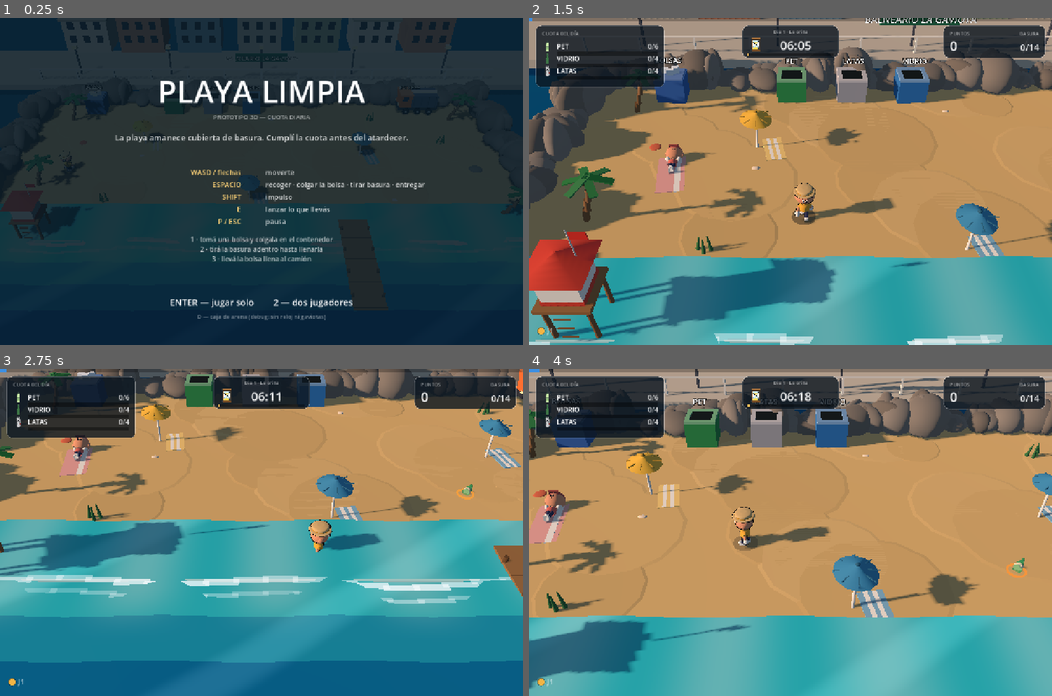
Above: before the commit, frames 1-4 (two rows, left to right).
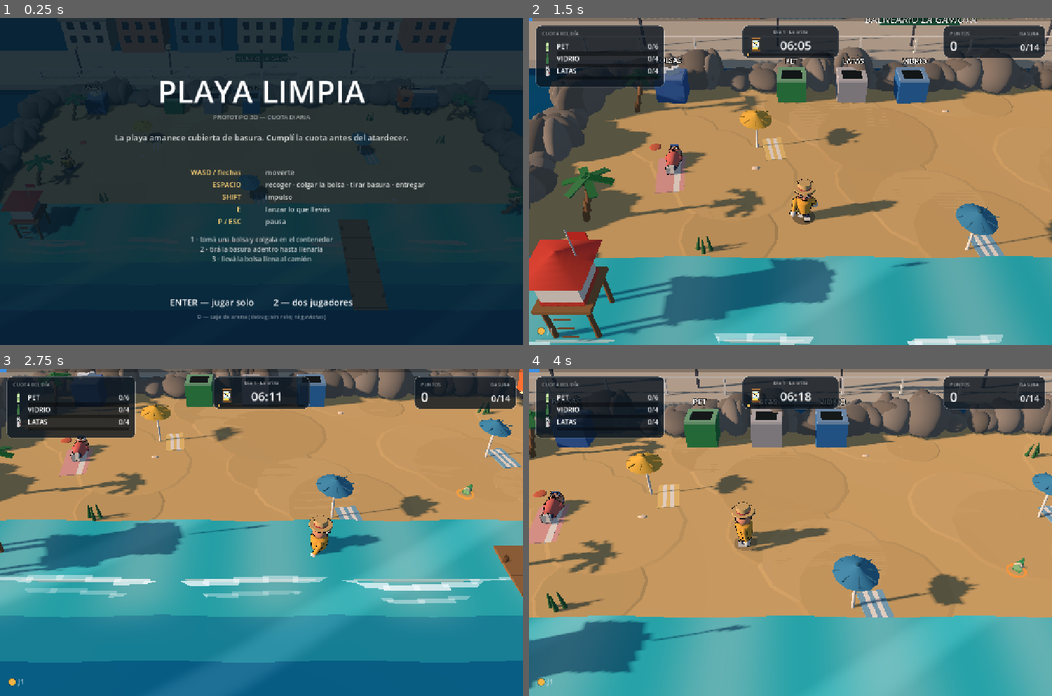
Above: after the commit, the same moments.

Repository: Catech124/playa-limpiar
Game: Godot game, scene res://scenes/Main.tscn
Two runs of this game, one before a commit and one after it. Both use one fixed random seed, a clock stepped at 60 frames per second and the inputs below.
Inputs:
- Up to frame 1 (0.25 s): no input
- Up to frame 2 (1.5 s): tap Enter at 0.5 s; hold D 0.53-1.28 s; tap Shift at 0.6 s; tap Space at 0.77, 1.07 s; hold S from 1.28 s (still down); tap E at 1.35 s
- Up to frame 3 (2.75 s): tap Space at 1.52, 1.82 s; release S at 2.03 s; hold D from 2.03 s (still down); tap Enter at 2.1 s
- Up to frame 4 (4 s): release D at 2.78 s; hold W 2.78-3.53 s; tap Ctrl at 2.85 s; tap Space at 3.02, 3.32, 3.77 s; hold A from 3.53 s (still down); tap Keypad Enter at 3.6 s

The runs differ from the first frame. In frame 1, less than 0.1% of the frame differs, in the area x 11-15%, y 40-46%; in frame 2, 0.9%; in frame 3, 0.7%; in frame 4, 1.0%, in the area x 2-58%, y 37-56%.

Commit message:
Personaje y NPCs con primitivas: cuerpo Overcooked y guantes blancos
- Nuevo scripts/char_model.gd: torso de trapecio invertido con bordes
  redondeados (casquete de hombros y ruedo), brazos cilíndricos que nacen
  dentro del torso (la axila la recorta el cuerpo) y terminan en guantes
  blancos, piernas cortas con zapatillas.
- Cabeza circular (esfera perfecta) más chica, con cara propia: ojos con
  esclerótica/pupila/brillo, cejas, nariz, sonrisa y cachetes.
- Sombrero de paja con banda, levantado y más chico para no tapar la cara.
- Los NPCs usan el mismo cuerpo con gorrita (CharModel.build(color, "cap")).
- Se va el uso del GLB en el juego (el asset sigue en el repo para el visor).

108 comprobaciones headless en verde.

Diff:
--- /dev/null
+++ b/scripts/char_model.gd
@@ -0,0 +1,291 @@
+class_name CharModel
+extends RefCounted
+## Personaje jugable y NPC, armado con primitivas (sin GLB).
+##
+## Forma buscada (estilo Overcooked):
+##   · torso = trapecio invertido con bordes redondeados (ancho arriba, angosto
+##     abajo) y casquete de hombros.
+##   · brazos = cilindros que nacen DENTRO del torso (la axila queda recortada
+##     por el propio cuerpo) y terminan en un guante blanco.
+##   · cabeza = esfera perfecta y más chica; sombrero encima.
+##
+## Las bisagras se llaman igual que antes (arm_l, arm_r, leg_l, leg_r, head,
+## hat): la animación del jugador no cambia.
+
+const SKIN := Color(0.90, 0.63, 0.50)
+const PANTS := Color(0.22, 0.25, 0.38)
+const WHITE := Color(0.96, 0.96, 0.94)
+const STRAW := Color(0.85, 0.72, 0.48)
+const BAND := Color(0.72, 0.31, 0.32)
+const HAIR := Color(0.32, 0.20, 0.14)
+const DARK := Color(0.13, 0.12, 0.14)
+
+const HEAD_R := 0.165
+const HEAD_Y := 0.760        # centro de la cabeza
+const HINGE_Y := 0.620       # bisagra de la cabeza (cuello)
+const SHOULDER_X := 0.196
+const SHOULDER_Y := 0.530
+
+
+static func build(shirt: Color, hat := "straw") -> Node3D:
+	var root := Node3D.new()
+	root.name = "CharModel"
+
+	_build_torso(root, shirt)
+	_build_legs(root)
+	_build_arms(root, shirt)
+	_build_head(root, hat)
+	return root
+
+
+# ------------------------------------------------------------------ cuerpo
+static func _build_torso(root: Node3D, shirt: Color) -> void:
+	# trapecio invertido: más ancho en los hombros que en la cintura
+	var torso := CylinderMesh.new()
+	torso.top_radius = 0.200
+	torso.bottom_radius = 0.145
+	torso.height = 0.36
+	torso.radial_segments = 24
+	_mesh(root, torso, shirt, Vector3(0, 0.38, 0))
+
+	# casquete de hombros (redondea el borde de arriba)
+	var shoulders := SphereMesh.new()
+	shoulders.radius = 0.200
+	shoulders.height = 0.40
+	shoulders.radial_segments = 24
+	shoulders.rings = 12
+	var sm := _mesh(root, shoulders, shirt, Vector3(0, 0.560, 0))
+	sm.scale = Vector3(1.0, 0.42, 1.0)
+
+	# ruedo redondeado abajo
+	var hem := SphereMesh.new()
+	hem.radius = 0.145
+	hem.height = 0.29
+	hem.radial_segments = 20
+	hem.rings = 10
+	var hm := _mesh(root, hem, shirt.darkened(0.05), Vector3(0, 0.200, 0))
+	hm.scale = Vector3(1.0, 0.36, 1.0)
+
+	# cuello
+	var neck := CylinderMesh.new()
+	neck.top_radius = 0.072
+	neck.bottom_radius = 0.082
+	neck.height = 0.10
+	neck.radial_segments = 14
+	_mesh(root, neck, SKIN, Vector3(0, 0.610, 0))
+
+
+static func _build_legs(root: Node3D) -> void:
+	for side in [-1.0, 1.0]:
+		var tag := "l" if side < 0.0 else "r"
+		var pivot := Node3D.new()
+		pivot.name = "leg_" + tag
+		pivot.position = Vector3(side * 0.070, 0.190, 0)
+		root.add_child(pivot)
+
+		var leg := CylinderMesh.new()
+		leg.top_radius = 0.062
+		leg.bottom_radius = 0.056
+		leg.height = 0.17
+		leg.radial_segments = 14
+		_mesh(pivot, leg, PANTS, Vector3(0, -0.085, 0))
+
+		# zapatilla blanca
+		var shoe := BoxMesh.new()
+		shoe.size = Vector3(0.125, 0.075, 0.200)
+		var sm := _mesh(pivot, shoe, WHITE, Vector3(0, -0.185, 0.028))
+		sm.rotation_degrees = Vector3(0, side * 4.0, 0)
+		# suela
+		var sole := BoxMesh.new()
+		sole.size = Vector3(0.130, 0.030, 0.205)
+		_mesh(pivot, sole, WHITE.darkened(0.12), Vector3(0, -0.214, 0.028))
+
+
+# ------------------------------------------------------------------ brazos
+static func _build_arms(root: Node3D, shirt: Color) -> void:
+	for side in [-1.0, 1.0]:
+		var tag := "l" if side < 0.0 else "r"
+		var pivot := Node3D.new()
+		pivot.name = "arm_" + tag
+		pivot.position = Vector3(side * SHOULDER_X, SHOULDER_Y, 0)
+		root.add_child(pivot)
+
+		# El cilindro ARRANCA DENTRO del torso: la axila la recorta el cuerpo.
+		var arm := CylinderMesh.new()
+		arm.top_radius = 0.058
+		arm.bottom_radius = 0.050
+		arm.height = 0.30
+		arm.radial_segments = 14
+		var am := _mesh(pivot, arm, shirt, Vector3(side * 0.030, -0.130, 0))
+		am.rotation_degrees = Vector3(0, 0, side * 7.0)
+
+		# hombro: esfera que tapa la costura con el torso
+		var shoulder := SphereMesh.new()
+		shoulder.radius = 0.070
+		shoulder.height = 0.14
+		shoulder.radial_segments = 14
+		shoulder.rings = 7
+		_mesh(pivot, shoulder, shirt, Vector3(side * 0.012, -0.012, 0))
+
+		# guante blanco al final del brazo
+		var glove := SphereMesh.new()
+		glove.radius = 0.072
+		glove.height = 0.150
+		glove.radial_segments = 14
+		glove.rings = 8
+		var gm := _mesh(pivot, glove, WHITE, Vector3(side * 0.050, -0.312, 0))
+		gm.scale = Vector3(1.0, 1.05, 1.0)
+
+
+# ------------------------------------------------------------------ cabeza
+static func _build_head(root: Node3D, hat: String) -> void:
+	var pivot := Node3D.new()
+	pivot.name = "head"
+	pivot.position = Vector3(0, HINGE_Y, 0)
+	root.add_child(pivot)
+
+	var local_head_y := HEAD_Y - HINGE_Y
+
+	# esfera PERFECTA y más chica
+	var skull := SphereMesh.new()
+	skull.radius = HEAD_R
+	skull.height = HEAD_R * 2.0
+	skull.radial_segments = 22
+	skull.rings = 12
+	_mesh(pivot, skull, SKIN, Vector3(0, local_head_y, 0))
+
+	_build_face(pivot, local_head_y)
+	_build_hat(root, pivot, local_head_y, hat)
+
+
+static func _build_face(pivot: Node3D, hy: float) -> void:
+	var z_eye := 0.150
+	for side in [-1.0, 1.0]:
+		# ojo: esclerótica blanca + pupila + brillo
+		var eye := SphereMesh.new()
+		eye.radius = 0.042
+		eye.height = 0.084
+		eye.radial_segments = 12
+		eye.rings = 6
+		var em := _mesh(pivot, eye, WHITE, Vector3(side * 0.068, hy + 0.022, z_eye))
+		em.scale = Vector3(1.0, 1.10, 0.55)
+
+		var pupil := SphereMesh.new()
+		pupil.radius = 0.023
+		pupil.height = 0.046
+		pupil.radial_segments = 10
+		pupil.rings = 5
+		var pm := _mesh(pivot, pupil, DARK, Vector3(side * 0.068, hy + 0.020, z_eye + 0.026))
+		pm.scale = Vector3(1.0, 1.15, 0.5)
+
+		var glint := SphereMesh.new()
+		glint.radius = 0.008
+		glint.height = 0.016
+		var gm := _mesh(pivot, glint, WHITE, Vector3(side * 0.062, hy + 0.034, z_eye + 0.040))
+		gm.cast_shadow = GeometryInstance3D.SHADOW_CASTING_SETTING_OFF
+
+		# ceja
+		var brow := BoxMesh.new()
+		brow.size = Vector3(0.072, 0.020, 0.020)
+		var bm := _mesh(pivot, brow, HAIR, Vector3(side * 0.070, hy + 0.088, z_eye + 0.010))
+		bm.rotation_degrees = Vector3(0, 0, side * 8.0)
+
+		# cachete
+		var cheek := SphereMesh.new()
+		cheek.radius = 0.042
+		cheek.height = 0.084
+		var cm := _mesh(pivot, cheek, Color(0.95, 0.56, 0.54), Vector3(side * 0.120, hy - 0.040, z_eye - 0.020))
+		cm.scale = Vector3(1.0, 0.7, 0.25)
+		cm.material_override.transparency = BaseMaterial3D.TRANSPARENCY_ALPHA
+		cm.material_override.albedo_color.a = 0.55
+		cm.cast_shadow = GeometryInstance3D.SHADOW_CASTING_SETTING_OFF
+
+		# comisura de la sonrisa
+		var corner := BoxMesh.new()
+		corner.size = Vector3(0.030, 0.018, 0.018)
+		var km := _mesh(pivot, corner, Color(0.42, 0.18, 0.17), Vector3(side * 0.040, hy - 0.080, z_eye + 0.005))
+		km.rotation_degrees = Vector3(0, 0, side * 28.0)
+
+	# boca
+	var mouth := BoxMesh.new()
+	mouth.size = Vector3(0.066, 0.018, 0.018)
+	_mesh(pivot, mouth, Color(0.42, 0.18, 0.17), Vector3(0, hy - 0.090, z_eye + 0.010))
+
+	# nariz
+	var nose := SphereMesh.new()
+	nose.radius = 0.030
+	nose.height = 0.060
+	var nm := _mesh(pivot, nose, SKIN.darkened(0.06), Vector3(0, hy - 0.030, z_eye + 0.045))
+	nm.scale = Vector3(1.0, 0.8, 0.8)
+
+
+static func _build_hat(root: Node3D, head: Node3D, hy: float, kind: String) -> void:
+	if kind == "none":
+		return
+	var pivot := Node3D.new()
+	pivot.name = "hat"
+	pivot.position = Vector3(0, HINGE_Y, 0)
+	root.add_child(pivot)
+
+	var top := hy + HEAD_R
+	if kind == "cap":
+		# gorrita: casquete pegado al cráneo + visera
+		var cap := SphereMesh.new()
+		cap.radius = HEAD_R * 1.02
+		cap.height = HEAD_R * 2.0
+		cap.radial_segments = 18
+		cap.rings = 10
+		var cm := _mesh(pivot, cap, Color(0.35, 0.55, 0.85), Vector3(0, hy + 0.010, 0))
+		cm.scale = Vector3(1.0, 0.62, 1.0)
+		cm.cast_shadow = GeometryInstance3D.SHADOW_CASTING_SETTING_OFF
+		var brim := BoxMesh.new()
+		brim.size = Vector3(0.22, 0.020, 0.13)
+		var bm := _mesh(pivot, brim, Color(0.28, 0.45, 0.72), Vector3(0, hy + 0.060, 0.150))
+		bm.rotation_degrees = Vector3(-8, 0, 0)
+		bm.cast_shadow = GeometryInstance3D.SHADOW_CASTING_SETTING_OFF
+		return
+
+	# sombrero de paja: ala + copa + banda
+	var brim := CylinderMesh.new()
+	brim.top_radius = 0.255
+	brim.bottom_radius = 0.265
+	brim.height = 0.026
+	brim.radial_segments = 24
+	var brim_m := _mesh(pivot, brim, STRAW, Vector3(0, top + 0.015, 0))
+	brim_m.cast_shadow = GeometryInstance3D.SHADOW_CASTING_SETTING_OFF
+
+	var crown := CylinderMesh.new()
+	crown.top_radius = 0.140
+	crown.bottom_radius = 0.158
+	crown.height = 0.135
+	crown.radial_segments = 24
+	var crown_m := _mesh(pivot, crown, STRAW.lightened(0.04), Vector3(0, top + 0.088, 0))
+	crown_m.cast_shadow = GeometryInstance3D.SHADOW_CASTING_SETTING_OFF
+
+	var band := CylinderMesh.new()
+	band.top_radius = 0.159
+	band.bottom_radius = 0.164
+	band.height = 0.036
+	band.radial_segments = 24
+	var band_m := _mesh(pivot, band, BAND, Vector3(0, top + 0.035, 0))
+	band_m.cast_shadow = GeometryInstance3D.SHADOW_CASTING_SETTING_OFF
+
+
+# ------------------------------------------------------------------ util
+## Contorno por casco invertido: la firma del look low-poly.
+static func _mesh(parent: Node3D, mesh: Mesh, color: Color, pos: Vector3,
+		metallic := 0.0) -> MeshInstance3D:
+	var mi := MeshInstance3D.new()
+	mi.mesh = mesh
+	var mat := ItemVisuals.material(color, metallic)
+	var outline := StandardMaterial3D.new()
+	outline.albedo_color = Color(0.05, 0.05, 0.06)
+	outline.shading_mode = BaseMaterial3D.SHADING_MODE_UNSHADED
+	outline.cull_mode = BaseMaterial3D.CULL_FRONT
+	outline.grow = true
+	outline.grow_amount = 0.010
+	mat.next_pass = outline
+	mi.material_override = mat
+	mi.position = pos
+	parent.add_child(mi)
+	return mi
--- a/scripts/npcs.gd
+++ b/scripts/npcs.gd
@@ -11,7 +11,6 @@
 var game
 var world: GridWorld
 var list: Array = []
-var _chef: PackedScene
 
 
 class Npc:
@@ -38,7 +37,6 @@
 func spawn_all(count: int) -> void:
 	if count <= 0:
 		return
-	_chef = load("res://assets/chef.glb") as PackedScene
 	var palette := [Color(0.88, 0.45, 0.42), Color(0.40, 0.64, 0.86),
 		Color(0.90, 0.74, 0.35), Color(0.55, 0.80, 0.55)]
 	# Dos charlando frente a frente y uno tomando sol: se lee de un vistazo.
@@ -62,39 +60,13 @@
 
 func _build(npc: Npc) -> Node3D:
 	var root := Node3D.new()
-	var model: Node3D = _chef.instantiate()
-	model.scale = Vector3(0.76, 0.76, 0.76)
+	# mismo modelo que el jugador, con gorrita en vez de sombrero de paja
+	var model := CharModel.build(npc.color, "cap")
 	root.add_child(model)
-	_tint_shirt(model, npc.color)
 	for h in ["arm_l", "arm_r", "leg_l", "leg_r", "head", "hat"]:
 		var node := model.find_child(h, true, false)
 		if node is Node3D:
 			npc.hinges[h] = node
-	# sin el sombrero del chef: gorrita de playa
-	var hat: Node3D = npc.hinges.get("hat")
-	if hat != null:
-		hat.visible = false
-	var head: Node3D = npc.hinges.get("head")
-	if head != null:
-		var cap := SphereMesh.new()
-		cap.radius = 0.27
-		cap.height = 0.54
-		cap.radial_segments = 14
-		cap.rings = 7
-		var cm := MeshInstance3D.new()
-		cm.mesh = cap
-		cm.material_override = ItemVisuals.material(npc.color.darkened(0.15))
-		cm.position = Vector3(0, 0.44, 0)
-		cm.scale = Vector3(1.02, 0.55, 1.02)
-		head.add_child(cm)
-
-		var brim := BoxMesh.new()
-		brim.size = Vector3(0.34, 0.03, 0.20)
-		var bm := MeshInstance3D.new()
-		bm.mesh = brim
-		bm.material_override = ItemVisuals.material(npc.color.darkened(0.28))
-		bm.position = Vector3(0, 0.44, 0.24)
-		head.add_child(bm)
 	npc.body = model
 	return root
 
@@ -120,23 +92,6 @@
 	sm.cast_shadow = GeometryInstance3D.SHADOW_CASTING_SETTING_OFF
 	game.add_child(sm)
 
-
-func _tint_shirt(root: Node, color: Color) -> void:
-	for node in root.find_children("*", "MeshInstance3D", true, false):
-		var mi := node as MeshInstance3D
-		var mesh: Mesh = mi.mesh
-		if mesh == null:
-			continue
-		for i in mesh.get_surface_count():
-			var m := mesh.surface_get_material(i)
-			if not (m is StandardMaterial3D):
-				continue
-			var res_name := String(m.resource_name)
-			if res_name != "shirt" and res_name != "band":
-				continue
-			var dup := (m as StandardMaterial3D).duplicate() as StandardMaterial3D
-			dup.albedo_color = color if res_name == "shirt" else color.darkened(0.12)
-			mi.set_surface_override_material(i, dup)
 
 
 func tick(delta: float) -> void:
--- a/scripts/player.gd
+++ b/scripts/player.gd
@@ -17,14 +17,11 @@
 	return _chef_scene
 
 
-## Escala del modelo con respecto al asset original.
-const CHAR_SCALE := 0.78
-## El modelo viene con los brazos caídos (poses del GLB anterior): la animación
-## se suma desde cero. Si se cambia a un GLB en T-pose, acá va ±1.57.
+## El modelo de primitivas ya está a la escala final (no se reescala).
+const CHAR_SCALE := 1.0
+## Brazos caídos por diseño: la animación se suma desde cero.
 const ARM_REST_L := 0.0
 const ARM_REST_R := 0.0
-## Cabeza y sombrero un poco más chicos: el personaje quedaba cabezón.
-const HEAD_SCALE := 0.88
 
 var index := 0
 var color := Color.WHITE
@@ -81,72 +78,29 @@
 	_body_mesh = Node3D.new()
 	add_child(_body_mesh)
 
-	# personaje low-poly (asset generado con tools/make_chef.py)
-	var model := _chef().instantiate()
-	# un poco más chico: a tamaño completo tapaba media pantalla y el agua le
-	# llegaba al cuello
-	model.scale = Vector3(CHAR_SCALE, CHAR_SCALE, CHAR_SCALE)
+	# personaje de primitivas (sin GLB): cuerpo trapecio, brazos cilíndricos con
+	# guantes blancos, cabeza circular y sombrero de paja
+	var model := CharModel.build(color, "straw")
 	_body_mesh.add_child(model)
-	_tint_shirt(model)
-	_add_outline(model)
-	_unshadow_hat(model)
 	for hinge in ["arm_l", "arm_r", "leg_l", "leg_r", "head", "hat"]:
 		var node := model.find_child(hinge, true, false)
 		if node is Node3D:
 			_hinges[hinge] = node
-	# cabeza y gorro un poco más chicos (el cuerpo ya es más bajo)
-	var head: Node3D = _hinges.get("head")
-	if head != null:
-		head.scale = Vector3.ONE * HEAD_SCALE
-	var hat: Node3D = _hinges.get("hat")
-	if hat != null:
-		hat.scale = Vector3.ONE * HEAD_SCALE
-	_add_face_details()
-
-
-## El ala del sombrero proyecta sombra sobre la cara y la deja ilegible a 45 px:
-## el gorro no proyecta sombra. (La referencia tiene la cara iluminada.)
-func _unshadow_hat(root: Node) -> void:
-	for node in root.find_children("*", "MeshInstance3D", true, false):
-		var mi := node as MeshInstance3D
-		var mesh: Mesh = mi.mesh
-		if mesh == null:
-			continue
-		for i in mesh.get_surface_count():
-			var mat := mesh.surface_get_material(i)
-			if mat and String(mat.resource_name) == "hat":
-				mi.cast_shadow = GeometryInstance3D.SHADOW_CASTING_SETTING_OFF
-				break
-
-
-## Contorno por casco invertido: es la firma del look low-poly de referencia.
-## Se prueba si el renderer lo soporta; si no, no se nota y no rompe nada.
-func _add_outline(root: Node) -> void:
-	var outline := StandardMaterial3D.new()
-	outline.albedo_color = Color(0.05, 0.05, 0.06)
-	outline.shading_mode = BaseMaterial3D.SHADING_MODE_UNSHADED
-	outline.cull_mode = BaseMaterial3D.CULL_FRONT
-	outline.grow = true
-	outline.grow_amount = 0.012
-	for node in root.find_children("*", "MeshInstance3D", true, false):
-		var mi := node as MeshInstance3D
-		var mesh: Mesh = mi.mesh
-		if mesh == null:
-			continue
-		for i in mesh.get_surface_count():
-			var mat := mi.get_surface_override_material(i)
-			if mat == null:
-				mat = mesh.surface_get_material(i)
-			if mat is StandardMaterial3D:
-				var dup := (mat as StandardMaterial3D).duplicate() as StandardMaterial3D
-				dup.next_pass = outline
-				mi.set_surface_override_material(i, dup)
-
-	# Sombra de contacto: antes había un aro con emisión que, con la cámara
-	# nueva, se leía como una argolla invertida debajo del personaje.
+
+	_add_shadow_disc()
+
+	carry_anchor = Node3D.new()
+	# EN LAS MANOS: con la pose de cargar (brazos a -1.15 rad) los guantes
+	# quedan en (±0.09, 0.41, 0.27) en el espacio del cuerpo.
+	carry_anchor.position = Vector3(0.0, 0.405, 0.275)
+	_body_mesh.add_child(carry_anchor)              # gira con el personaje
+
+
+## Sombra de contacto: un disco oscuro bajo los pies.
+func _add_shadow_disc() -> void:
 	var disc := CylinderMesh.new()
-	disc.top_radius = 0.30
-	disc.bottom_radius = 0.30
+	disc.top_radius = 0.28
+	disc.bottom_radius = 0.28
 	disc.height = 0.006
 	disc.radial_segments = 20
 	var rm := MeshInstance3D.new()
@@ -160,126 +114,6 @@
 	rm.position = Vector3(0, 0.012, 0)
 	rm.cast_shadow = GeometryInstance3D.SHADOW_CASTING_SETTING_OFF
 	add_child(rm)
-
-	carry_anchor = Node3D.new()
-	# EN LAS MANOS: con la pose de cargar (brazos a -1.15 rad) los guantes
-	# quedan en (±0.09, 0.39, 0.28) en el espacio del cuerpo, así que el punto
-	# medio es donde el personaje sostiene lo que lleva. Antes colgaba al
-	# costado y los objetos aparecían flotando al lado de las manos.
-	carry_anchor.position = Vector3(0.0, 0.40, 0.28) * CHAR_SCALE
-	_body_mesh.add_child(carry_anchor)              # gira con el personaje
-
-
-## Cara más expresiva: ojos con esclerótica y brillo, cejas gruesas, sonrisa y
-## cachetes. Son piezas chicas colgadas de la bisagra de la cabeza, así que
-## acompañan el cabeceo. A 12 unidades de cámara, sin esto la cara es un punto.
-func _add_face_details() -> void:
-	var head: Node3D = _hinges.get("head")
-	if head == null:
-		return
-	var white := Color(0.98, 0.98, 0.97)
-	var dark := Color(0.12, 0.11, 0.13)
-	var cheek := Color(0.95, 0.55, 0.55)
-
-	for side in [-1.0, 1.0]:
-		# esclerótica
-		var eye := SphereMesh.new()
-		eye.radius = 0.048
-		eye.height = 0.096
-		eye.radial_segments = 12
-		eye.rings = 6
-		var em := MeshInstance3D.new()
-		em.mesh = eye
-		em.material_override = ItemVisuals.material(white)
-		em.position = Vector3(side * 0.057, 0.288, 0.292)
-		em.scale = Vector3(1.0, 1.15, 0.55)
-		head.add_child(em)
-
-		# pupila
-		var pupil := SphereMesh.new()
-		pupil.radius = 0.026
-		pupil.height = 0.052
-		pupil.radial_segments = 10
-		pupil.rings = 5
-		var pm := MeshInstance3D.new()
-		pm.mesh = pupil
-		pm.material_override = ItemVisuals.material(dark)
-		pm.position = Vector3(side * 0.057, 0.286, 0.318)
-		pm.scale = Vector3(1.0, 1.1, 0.5)
-		head.add_child(pm)
-
-		# brillo del ojo
-		var glint := SphereMesh.new()
-		glint.radius = 0.010
-		glint.height = 0.020
-		var gm := MeshInstance3D.new()
-		gm.mesh = glint
-		gm.material_override = ItemVisuals.material(white)
-		gm.position = Vector3(side * 0.047, 0.298, 0.330)
-		gm.cast_shadow = GeometryInstance3D.SHADOW_CASTING_SETTING_OFF
-		head.add_child(gm)
-
-		# ceja gruesa
-		var brow := BoxMesh.new()
-		brow.size = Vector3(0.085, 0.024, 0.024)
-		var bm := MeshInstance3D.new()
-		bm.mesh = brow
-		bm.material_override = ItemVisuals.material(Color(0.32, 0.20, 0.14))
-		bm.position = Vector3(side * 0.058, 0.352, 0.290)
-		bm.rotation_degrees = Vector3(0, 0, side * 9.0)
-		head.add_child(bm)
-
-		# cachete
-		var ck := SphereMesh.new()
-		ck.radius = 0.050
-		ck.height = 0.100
-		var cm := MeshInstance3D.new()
-		cm.mesh = ck
-		cm.material_override = ItemVisuals.material(Color(cheek.r, cheek.g, cheek.b, 0.55))
-		cm.material_override.transparency = BaseMaterial3D.TRANSPARENCY_ALPHA
-		cm.position = Vector3(side * 0.145, 0.245, 0.252)
-		cm.scale = Vector3(1.0, 0.7, 0.25)
-		cm.cast_shadow = GeometryInstance3D.SHADOW_CASTING_SETTING_OFF
-		head.add_child(cm)
-
-		# comisura de la sonrisa
-		var corner := BoxMesh.new()
-		corner.size = Vector3(0.034, 0.020, 0.020)
-		var km := MeshInstance3D.new()
-		km.mesh = corner
-		km.material_override = ItemVisuals.material(Color(0.30, 0.12, 0.12))
-		km.position = Vector3(side * 0.045, 0.213, 0.297)
-		km.rotation_degrees = Vector3(0, 0, side * 28.0)
-		head.add_child(km)
-
-	# boca: una barra y las dos comisuras ya forman la sonrisa
-	var mouth := BoxMesh.new()
-	mouth.size = Vector3(0.075, 0.020, 0.020)
-	var mm := MeshInstance3D.new()
-	mm.mesh = mouth
-	mm.material_override = ItemVisuals.material(Color(0.30, 0.12, 0.12))
-	mm.position = Vector3(0.0, 0.202, 0.300)
-	head.add_child(mm)
-
-
-## Pinta la remera y la cinta del sombrero con el color del jugador.
-## Es lo que hace legible al personaje desde la cámara alta.
-func _tint_shirt(root: Node) -> void:
-	for node in root.find_children("*", "MeshInstance3D", true, false):
-		var mi := node as MeshInstance3D
-		var mesh: Mesh = mi.mesh
-		if mesh == null:
-			continue
-		for i in mesh.get_surface_count():
-			var m := mesh.surface_get_material(i)
-			if not (m is StandardMaterial3D):
-				continue
-			var name := String(m.resource_name)
-			if name != "shirt" and name != "band":
-				continue
-			var dup := (m as StandardMaterial3D).duplicate() as StandardMaterial3D
-			dup.albedo_color = color if name == "shirt" else color.darkened(0.12)
-			mi.set_surface_override_material(i, dup)
 
 
 func _input(event: InputEvent) -> void:
--- a/tests/shot.gd
+++ b/tests/shot.gd
@@ -72,6 +72,19 @@
 		main.camera.fov = 30.0
 		main.camera.look_at_from_position(Vector3(10.5, 3.4, 15.0), Vector3(10.5, 0.5, 8.4), Vector3.UP)
 		await _shoot(0.8)
+		return
+
+	if "--char" in args:
+		# retrato del personaje: sin HUD y de cerca, para revisar el modelo
+		main.start_game(1)
+		await get_tree().process_frame
+		var cp: Player = main.players[0]
+		cp.teleport(10, 7, Vector2i(0, 1))
+		main.hud.visible = false
+		main.camera.fov = 26.0
+		main.camera.look_at_from_position(Vector3(10.5, 0.95, 9.35),
+			Vector3(10.5, 0.50, 7.50), Vector3.UP)
+		await _shoot(0.5)
 		return
 
 	if "--npc" in args:
Not shown, added: scripts/char_model.gd.uid
